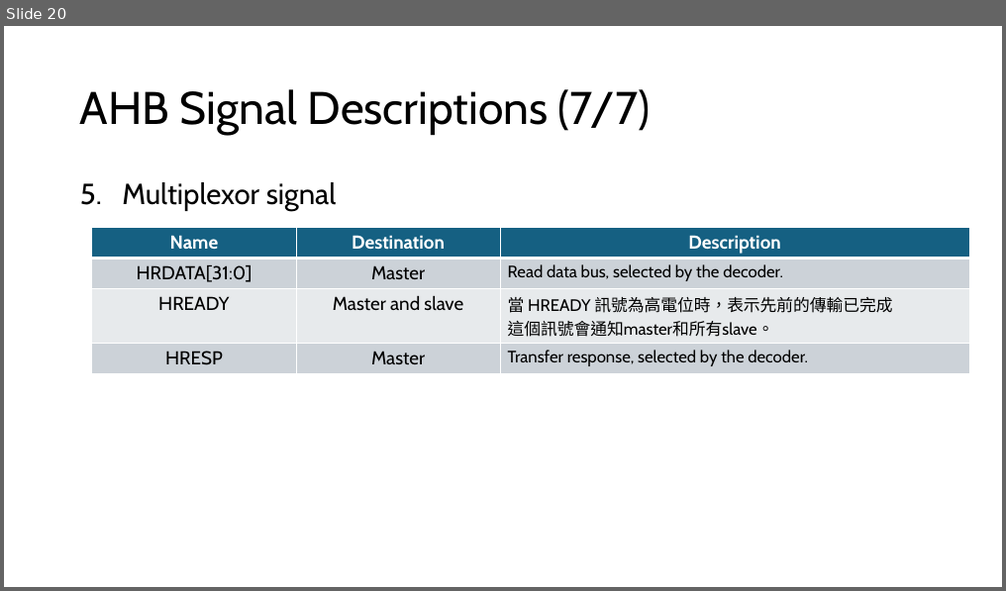
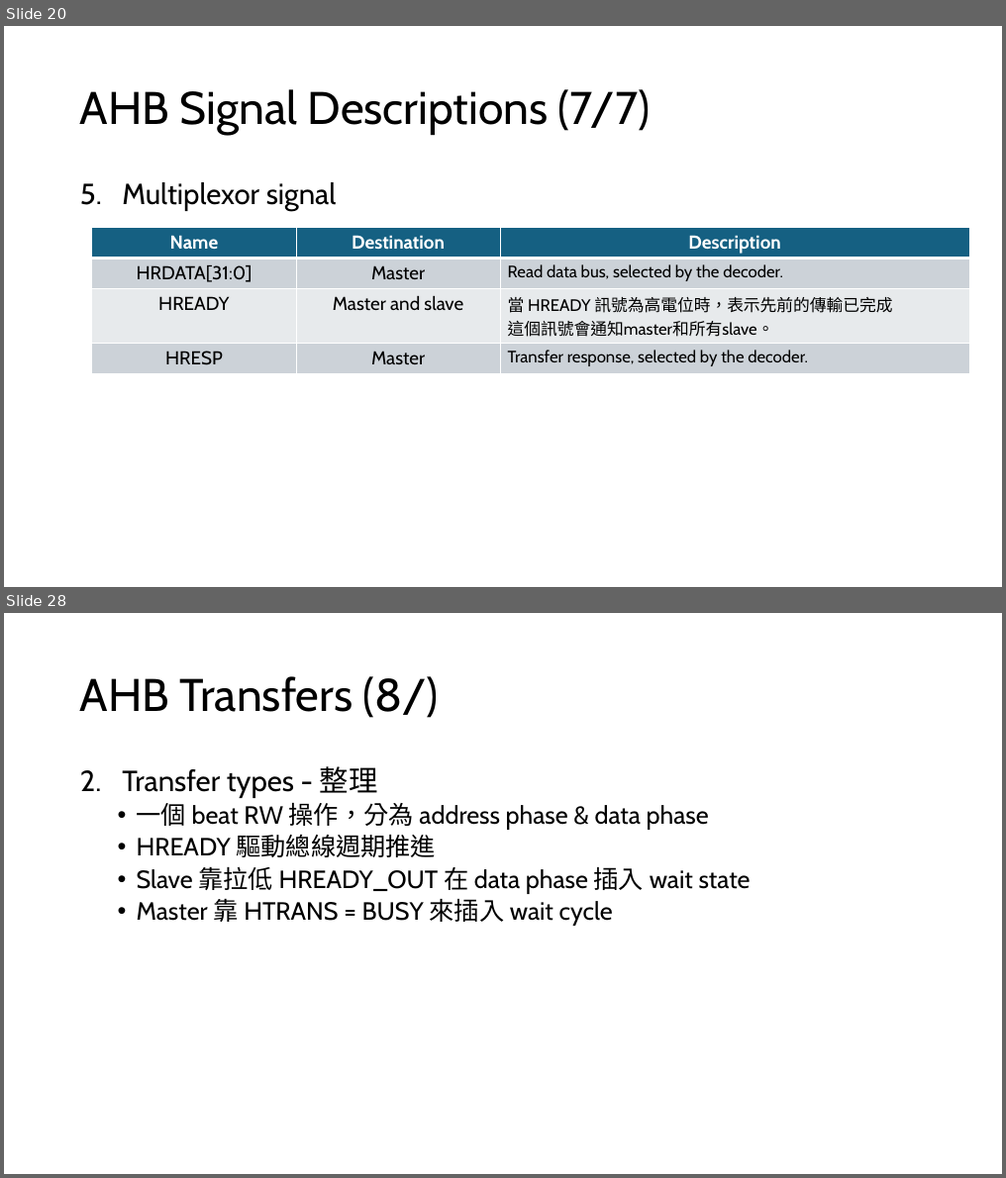
Before and after one commit to s9001055/DV_learning, a slide deck: AMBA/AMBA_learning.pptx. Shown one above the other, each under a label of ours: slide 20 before the commit, slides 20 and 28 after it; the slides between them are not shown. The pictures are 1006x591 and 1006x1178 pixels, drawn with LibreOffice and Linux fonts; fonts in the diff are those of the drawing. Boxes give left, top, right and bottom in pixels: in the first picture for what was removed or moved away, otherwise in the second. Text is boxed around its words. In the diff, an @@ line names an element or a change of style, - is before the commit and + after.

Commit message:
Modify: AMBA/AMBA_learning.pptx 1. Add chapter 2 AHB Transfers Basic transfers 2. Add chapter 2 AHB Transfers Transfer types

```diff
--- a/AMBA/AMBA_learning.pptx
+++ b/AMBA/AMBA_learning.pptx
@@ slide 28 added at [4,613,1002,1174], background #FFFFFF @@
@@ title added at [80,676,439,718], 44 pt, text #000000 @@
+AHB Transfers (8/)
@@ text added at [122,766,750,926], 24 pt, text #000000 @@
+2. Transfer types - 整理
+  • 一個 beat RW 操作，分為 address phase & data phase
+  • HREADY 驅動總線週期推進
+  • Slave 靠拉低 HREADY_OUT 在 data phase 插入 wait state
+  • Master 靠 HTRANS = BUSY 來插入 wait cycle
```
Also in this commit, not shown: 8 other slides added, 1 other file.
